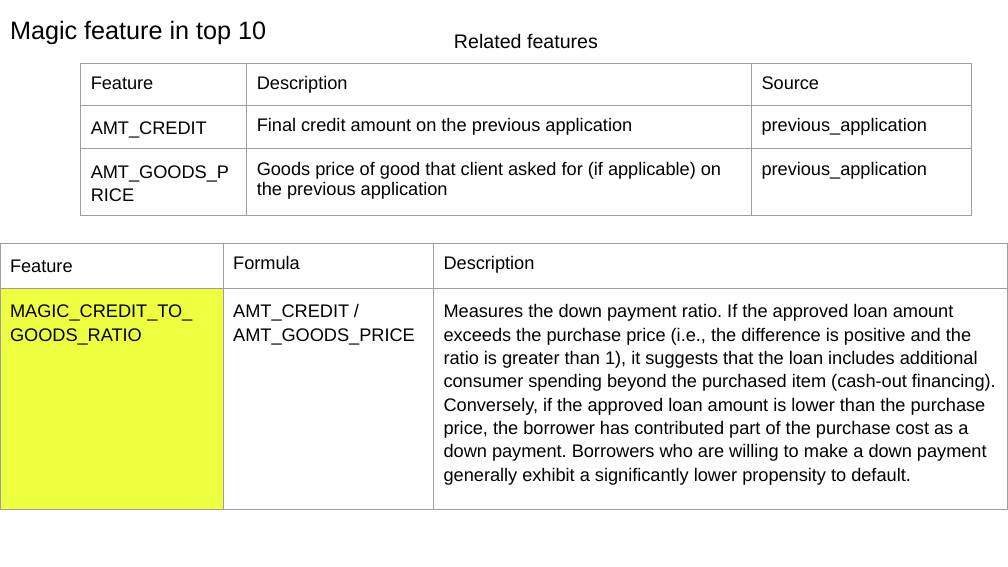
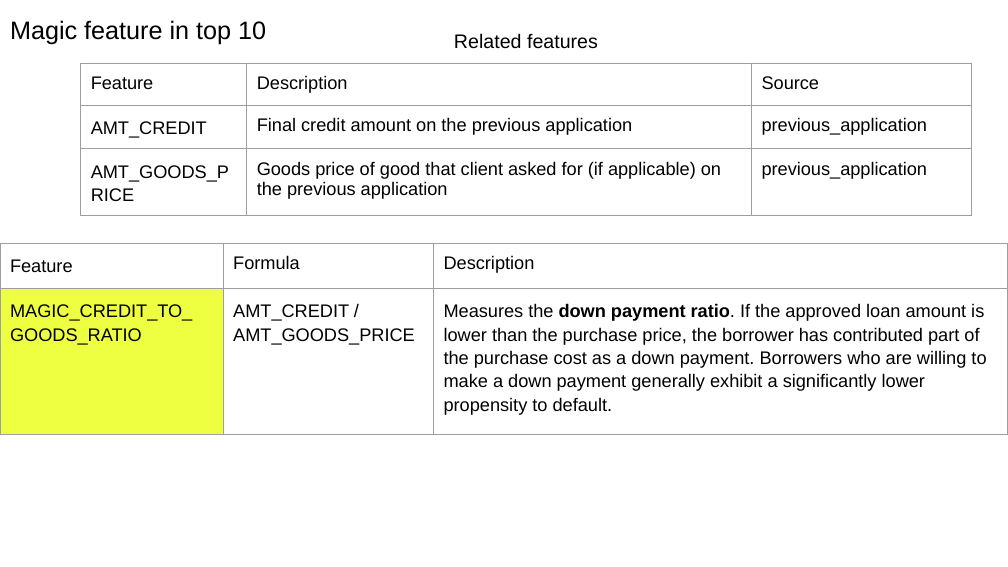
Before and after one commit to Shangguanmoxi520/ml_final_project, a slide deck: slide 18 of ml_final_project.pptx (slide 17 before the commit). Drawn at 1008x567 pixels with LibreOffice and Linux fonts; fonts in the diff are those of the drawing. Boxes give left, top, right and bottom in pixels: in the first picture for what was removed or moved away, otherwise in the second. Text is boxed around its words. In the diff, an @@ line names an element or a change of style, - is before the commit and + after.

Commit message:
new slide

```diff
--- a/ml_final_project.pptx
+++ b/ml_final_project.pptx
@@ table at (0, 243, 1008, 567) @@
-row 2, column 3: Measures the down payment ratio. If the approved loan amount exceeds the purchase price (i.e., the difference is positive and the ratio is greater than 1), it suggests that the loan includes additional consumer spending beyond the purchased item (cash-out financing). Conversely, if the approved loan amount is lower than the purchase price, the borrower has contributed part of the purchase cost as a down payment. Borrowers who are willing to make a down payment generally exhibit a significantly lower propensity to default.
+row 2, column 3: Measures the down payment ratio. If the approved loan amount is lower than the purchase price, the borrower has contributed part of the purchase cost as a down payment. Borrowers who are willing to make a down payment generally exhibit a significantly lower propensity to default.
```
Also in this commit, not shown: 6 other slides changed, 2 slides added.
